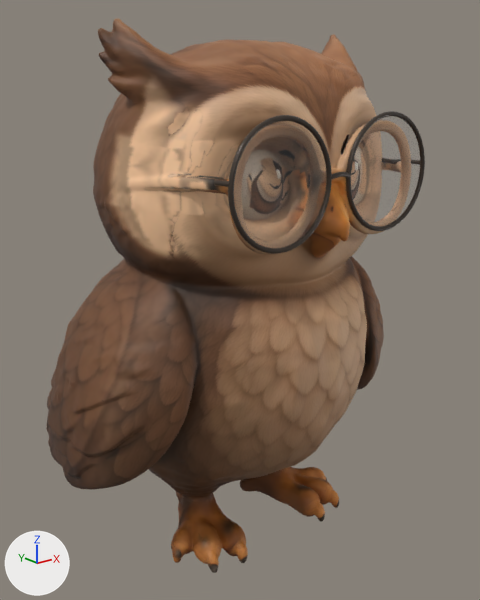
An edit to the glTF model apps/client/public/assets/characters/pepper.glb, drawn before and after from the same camera.
Before and after are seen from a 50 mm lens placed at (-0.801, -1.039, 0.89), pointed at (0.015, -0.019, 0.482). Lighting does not change. The marker at lower left points along +X, +Y and +Z. The picture after the commit comes second. Where no turn or scale is listed for an object, it has been applied to the vertices. Vertices at exactly the same position are counted once.
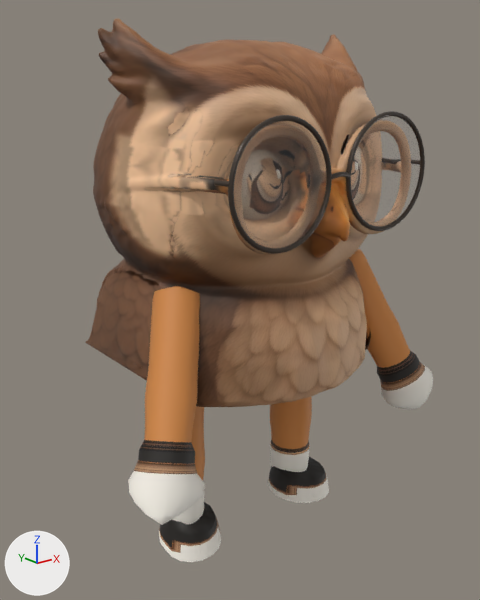
Boxes (x1, y1, x2, y2) around the edits, measured in the pictures (480 x 600 px; the box of a moved part takes in the faces that stretch with it):
'Mesh_0', reshaped: before (46, 19, 384, 573); after (85, 19, 433, 562)
part 1 of me_mesh_0, added: after (128, 286, 205, 525)
part 2 of me_mesh_0, added: after (349, 249, 433, 409)
part 3 of me_mesh_0, added: after (172, 406, 205, 524)
part 4 of me_mesh_0, added (brown): after (270, 396, 312, 472)
part 5 of me_mesh_0, added: after (159, 502, 221, 562)
part 6 of me_mesh_0, added: after (268, 457, 329, 503)
part 7 of me_mesh_0, moved or reshaped: before (46, 261, 384, 573); after (85, 266, 371, 407)

What the commit changed:
me_mesh_0 is used by ob_mesh_0; location (0.0, 0.0, 0.0).
me_mesh_0 had 24994 vertices, 50000 faces and spanned x -0.369..0.369, y -0.316..0.317, z 0.0..1.0.
me_mesh_0 now has 27260 vertices, 54317 faces and spans x -0.369..0.369, y -0.316..0.272, z 0.001..1.0.
me_mesh_0 part 1: a new loose piece of 450 vertices spanning x -0.369..-0.164, y -0.284..-0.085, z 0.23..0.58, in mat_pepper_hi_mat.
me_mesh_0 part 2: a new loose piece of 450 vertices spanning x 0.164..0.369, y -0.284..-0.085, z 0.23..0.58, in mat_pepper_hi_mat.
me_mesh_0 part 3: a new loose piece of 414 vertices spanning x -0.198..-0.102, y -0.084..0.014, z 0.055..0.345, in mat_pepper_hi_mat.
me_mesh_0 part 4: a new loose piece of 414 vertices spanning x 0.102..0.198, y -0.084..0.014, z 0.055..0.345, in mat_pepper_hi_mat.
me_mesh_0 part 5: a new loose piece of 270 vertices spanning x -0.214..-0.088, y -0.134..0.012, z 0.001..0.067, in mat_pepper_hi_mat.
me_mesh_0 part 6: a new loose piece of 270 vertices spanning x 0.088..0.214, y -0.134..0.012, z 0.001..0.067, in mat_pepper_hi_mat.
me_mesh_0 part 7: 9 vertices moved within x -0.217..0.213, y -0.267..0.23, z 0.38..0.526; 14712 vertices removed from x -0.369..0.369, y -0.282..0.317, z 0.0..0.579; 14710 vertices added at x -0.222..0.224, y -0.282..0.272, z 0.315..0.579.
